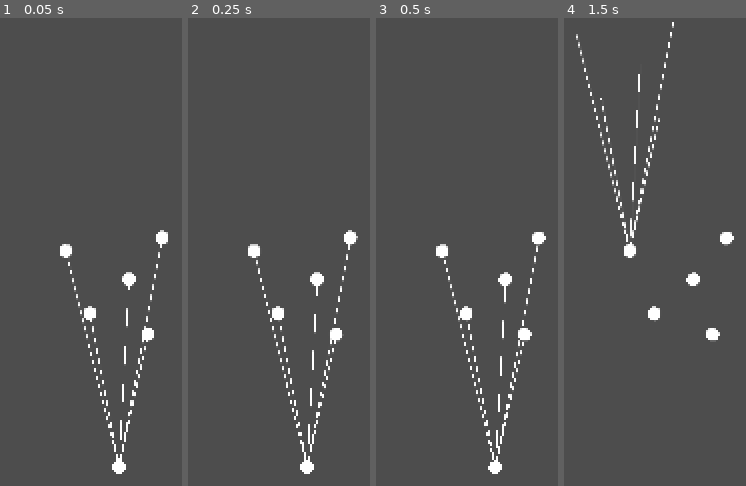
Above: before the commit, frames 1-4 (left to right).
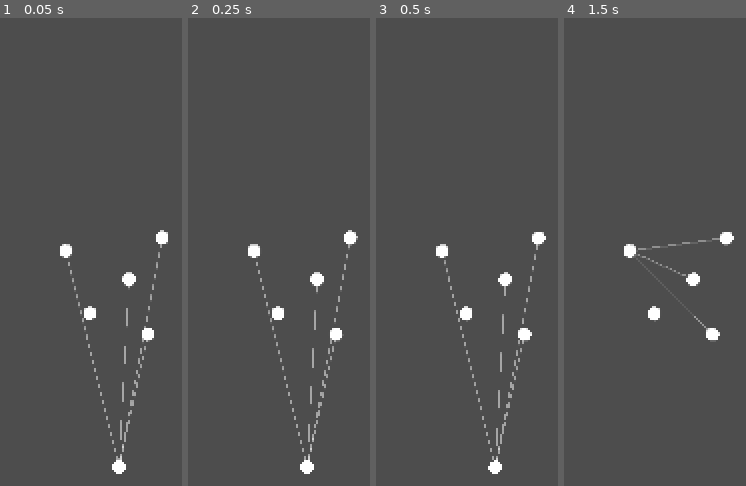
Above: after the commit, the same moments.

Repository: lcrol77/godot-coding-challenges
Game: Godot game, scene res://node_test.tscn
Two runs of this game, one before a commit and one after it. Both use one fixed random seed, a clock stepped at 60 frames per second and the inputs below. This scene is started directly instead of the project's main scene.
Inputs (mouse positions are in pixels of both pictures, inside the frame that each line leads up to):
- Up to frame 1 (0.05 s): no input
- Up to frame 2 (0.25 s): no input
- Up to frame 3 (0.5 s): no input
- Up to frame 4 (1.5 s): move the mouse to (684, 467) at 0.52 s; press the mouse at (684, 467) at 0.53 s; tap Enter at 1.25 s; move the mouse to (629, 252) at 1.27 s; release the mouse at (629, 252) at 1.28 s; click (629, 252) at 1.35 s

The runs differ from the first frame. In frame 1, 1.0% of the frame differs, in the area x 37-90%, y 48-95%; in frame 2, 1.1%; in frame 3, 1.2%; in frame 4, 1.4%, in the area x 6-86%, y 0-67%.

Commit message:
corrected line drawing

Diff:
--- a/obsidian-graph/components/obsidian_node/obsidian_node.gd
+++ b/obsidian-graph/components/obsidian_node/obsidian_node.gd
@@ -15,8 +15,6 @@
 
 func _draw() -> void:
 	draw_circle(Vector2.ZERO, radius, Color.WHITE)
-	for node: ObsidianNode in connected_nodes:
-		draw_line(Vector2.ZERO, node.global_position,Color.WHITE)
 
 func _process(delta: float) -> void:
 	if _following_mouse:
--- a/obsidian-graph/components/obsidian_node_manager/obsidian_node_manager.gd
+++ b/obsidian-graph/components/obsidian_node_manager/obsidian_node_manager.gd
@@ -4,6 +4,13 @@
 @export var node_prefab: PackedScene
 
 func _ready():
-	var new_node = node_prefab.instantiate()
-	add_child(new_node)
-	new_node.position = get_viewport_rect().size / 3
+	pass
+
+func _draw() -> void:
+	for child: ObsidianNode in get_children():
+		if child.connected_nodes.size() == 0: continue
+		for connected_node: ObsidianNode in child.connected_nodes:
+			draw_line(child.position, connected_node.position, Color(1,1,1,.5))
+
+func _process(delta: float) -> void:
+	queue_redraw()
--- a/obsidian-graph/main.tscn
+++ b/obsidian-graph/main.tscn
@@ -5,9 +5,9 @@
 
 [node name="Main" type="Node2D"]
 
+[node name="Camera2D" type="Camera2D" parent="."]
+
 [node name="ObsidianNodeManager" parent="." instance=ExtResource("1_ig7tw")]
-
-[node name="Camera2D" type="Camera2D" parent="."]
 
 [node name="Attractor" parent="." instance=ExtResource("2_0xm2m")]
 circ_radius = 1000.0
--- a/obsidian-graph/node_test.tscn
+++ b/obsidian-graph/node_test.tscn
@@ -1,25 +1,28 @@
-[gd_scene load_steps=2 format=3 uid="uid://b4y8kgjbmjxow"]
+[gd_scene load_steps=3 format=3 uid="uid://b4y8kgjbmjxow"]
 
 [ext_resource type="PackedScene" uid="uid://c7tbtv32kron1" path="res://components/obsidian_node/obsidian_node.tscn" id="1_h6fog"]
+[ext_resource type="PackedScene" uid="uid://dgpe52ovjj3qk" path="res://components/obsidian_node_manager/obsidian_node_manager.tscn" id="2_btfki"]
 
 [node name="NodeTest" type="Node2D"]
 
-[node name="ObsidianNode" parent="." node_paths=PackedStringArray("connected_nodes") instance=ExtResource("1_h6fog")]
-connected_nodes = [NodePath("../ObsidianNode2"), NodePath("../ObsidianNode3"), NodePath("../ObsidianNode4"), NodePath("../ObsidianNode5"), NodePath("../ObsidianNode6")]
+[node name="Camera2D" type="Camera2D" parent="."]
 
-[node name="ObsidianNode2" parent="." instance=ExtResource("1_h6fog")]
+[node name="ObsidianNodeManager" parent="." instance=ExtResource("2_btfki")]
+
+[node name="ObsidianNode" parent="ObsidianNodeManager" node_paths=PackedStringArray("connected_nodes") instance=ExtResource("1_h6fog")]
+connected_nodes = [NodePath("../ObsidianNode2"), NodePath("../ObsidianNode3"), NodePath("../ObsidianNode4"), NodePath("../ObsidianNode5")]
+
+[node name="ObsidianNode2" parent="ObsidianNodeManager" instance=ExtResource("1_h6fog")]
 position = Vector2(-64, -260)
 
-[node name="ObsidianNode3" parent="." instance=ExtResource("1_h6fog")]
+[node name="ObsidianNode3" parent="ObsidianNodeManager" instance=ExtResource("1_h6fog")]
 position = Vector2(52, -276)
 
-[node name="ObsidianNode4" parent="." instance=ExtResource("1_h6fog")]
+[node name="ObsidianNode4" parent="ObsidianNodeManager" instance=ExtResource("1_h6fog")]
 position = Vector2(12, -226)
 
-[node name="ObsidianNode5" parent="." instance=ExtResource("1_h6fog")]
+[node name="ObsidianNode5" parent="ObsidianNodeManager" instance=ExtResource("1_h6fog")]
 position = Vector2(35, -160)
 
-[node name="ObsidianNode6" parent="." instance=ExtResource("1_h6fog")]
+[node name="ObsidianNode6" parent="ObsidianNodeManager" instance=ExtResource("1_h6fog")]
 position = Vector2(-35, -185)
-
-[node name="Camera2D" type="Camera2D" parent="."]
